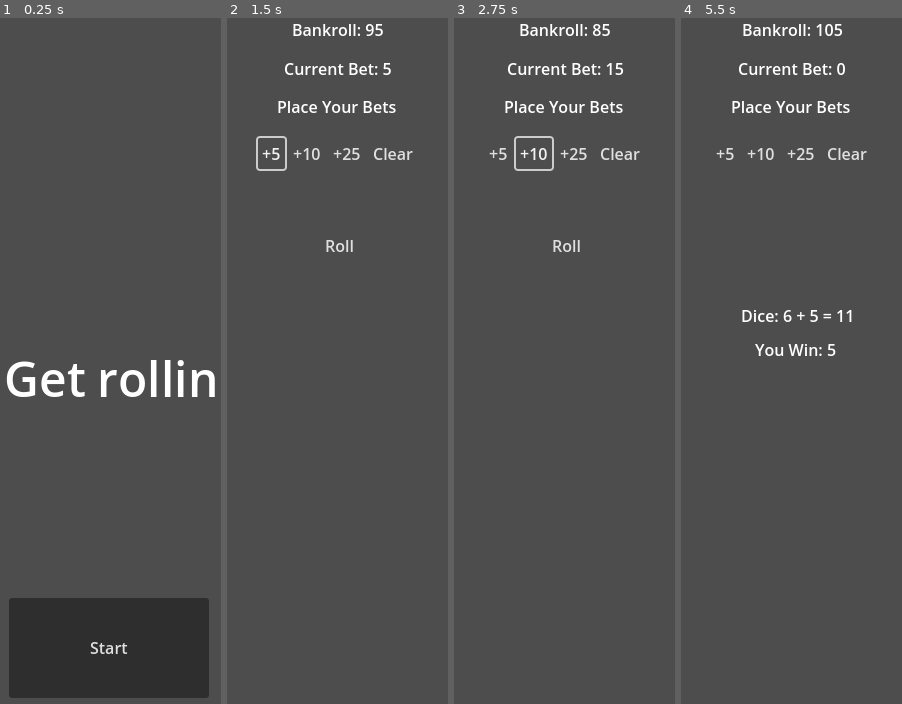
Above: before the commit, frames 1-4 (left to right).
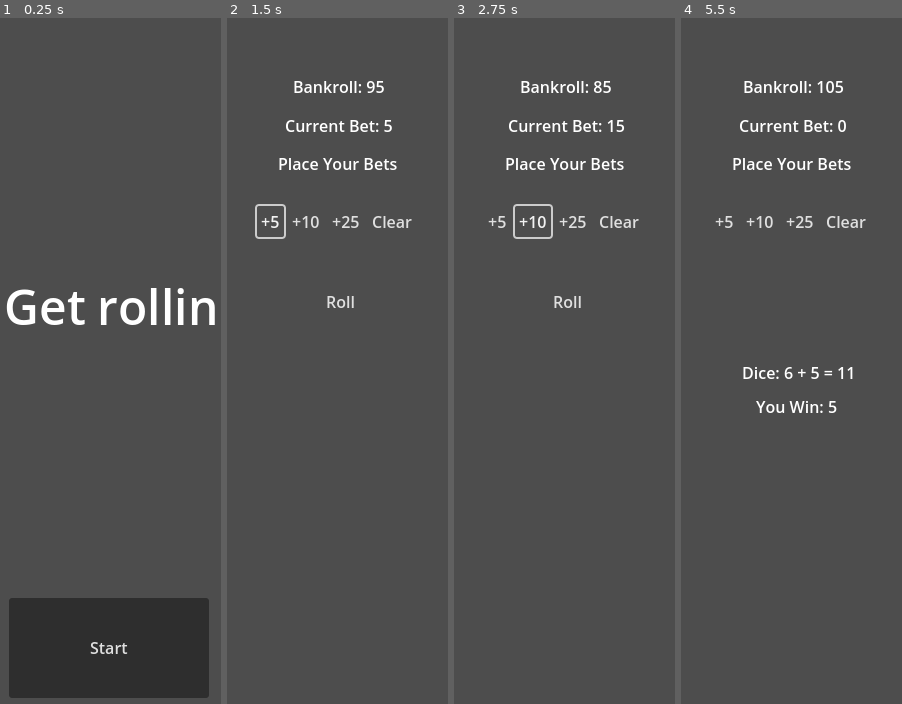
Above: after the commit, the same moments.

Repository: asarenski/godotCraps
Game: Godot game, scene res://src/scenes/main.tscn
Same seed, same stepped clock (60 frames per second), same inputs: the game is played once before the commit and once after it.
Inputs:
- Up to frame 1 (0.25 s): no input
- Up to frame 2 (1.5 s): click "Start" at 0.5 s; click "+5" at 1.25 s
- Up to frame 3 (2.75 s): click "+10" at 2 s
- Up to frame 4 (5.5 s): click "+25" at 2.75 s; click "Clear" at 3.5 s; click "+5" at 4.25 s; click "Roll" at 5 s

The runs differ from the first frame. In frame 1, 3.7% of the frame differs, in the area x 2-98%, y 39-56%; in frame 2, 3.6%; in frame 3, 3.7%; in frame 4, 4.3%, in the area x 15-85%, y 0-58%.

Commit message:
movement of ui

Diff:
--- a/src/scenes/main.tscn
+++ b/src/scenes/main.tscn
@@ -17,9 +17,9 @@
 anchor_right = 0.5
 anchor_bottom = 0.5
 offset_left = -240.0
-offset_top = -33.0
+offset_top = -105.0
 offset_right = 240.0
-offset_bottom = 34.0
+offset_bottom = -38.0
 grow_horizontal = 2
 grow_vertical = 2
 theme_override_font_sizes/font_size = 48
@@ -49,9 +49,10 @@
 anchors_preset = 5
 anchor_left = 0.5
 anchor_right = 0.5
-offset_left = -20.0
-offset_right = 20.0
-offset_bottom = 23.0
+offset_left = -40.5
+offset_top = 57.0
+offset_right = 42.5
+offset_bottom = 80.0
 grow_horizontal = 2
 text = "Bankroll: 0"
 
@@ -59,18 +60,20 @@
 anchors_preset = 5
 anchor_left = 0.5
 anchor_right = 0.5
-offset_left = -54.0
-offset_top = 39.0
-offset_right = 54.0
-offset_bottom = 62.0
+offset_left = -53.0
+offset_top = 96.0
+offset_right = 55.0
+offset_bottom = 119.0
 grow_horizontal = 2
 text = "Current Bet: 0"
 
 [node name="BetButtons" type="HBoxContainer" parent="HUD"]
 anchors_preset = 10
 anchor_right = 1.0
-offset_top = 120.0
-offset_bottom = 151.0
+offset_left = -1.0
+offset_top = 188.0
+offset_right = -1.0
+offset_bottom = 219.0
 grow_horizontal = 2
 alignment = 1
 
@@ -98,10 +101,10 @@
 anchors_preset = 5
 anchor_left = 0.5
 anchor_right = 0.5
-offset_left = -48.0
-offset_top = 212.0
-offset_right = 52.0
-offset_bottom = 243.0
+offset_left = -47.0
+offset_top = 268.0
+offset_right = 53.0
+offset_bottom = 299.0
 grow_horizontal = 2
 text = "Roll"
 flat = true
@@ -110,10 +113,10 @@
 anchors_preset = 5
 anchor_left = 0.5
 anchor_right = 0.5
-offset_left = -63.0
-offset_top = 77.0
-offset_right = 61.0
-offset_bottom = 100.0
+offset_left = -62.0
+offset_top = 134.0
+offset_right = 62.0
+offset_bottom = 157.0
 grow_horizontal = 2
 text = "Phase"
 horizontal_alignment = 1
@@ -122,10 +125,10 @@
 anchors_preset = 5
 anchor_left = 0.5
 anchor_right = 0.5
-offset_left = -56.0
-offset_top = 286.0
-offset_right = 68.0
-offset_bottom = 309.0
+offset_left = -55.0
+offset_top = 343.0
+offset_right = 69.0
+offset_bottom = 366.0
 grow_horizontal = 2
 text = "Dice Result"
 horizontal_alignment = 1
@@ -134,10 +137,10 @@
 anchors_preset = 5
 anchor_left = 0.5
 anchor_right = 0.5
-offset_left = -58.0
-offset_top = 320.0
-offset_right = 66.0
-offset_bottom = 343.0
+offset_left = -57.0
+offset_top = 377.0
+offset_right = 67.0
+offset_bottom = 400.0
 grow_horizontal = 2
 text = "Round Result"
 horizontal_alignment = 1
